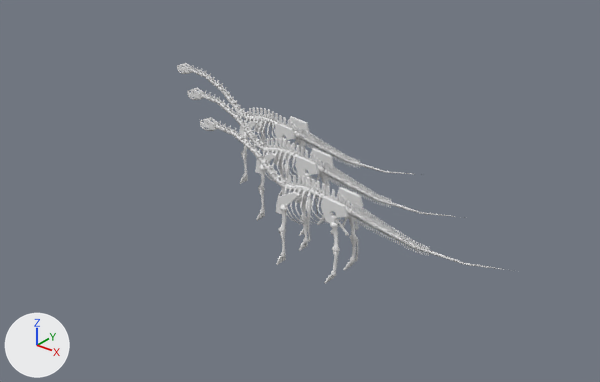
The glTF model public/models/fossils-and-skeletons.glb: old version first, new version second.
Rendered twice from a 50 mm camera at (7.51, -9.74, 6.67) aimed at (0.01, -0.36, 0.86). Lighting does not change. The marker at lower left points along +X, +Y and +Z. The first picture is the older version. Where no turn or scale is listed for an object, it has been applied to the vertices.

Objects in the first picture: 'apollonia-study', 'prince-study', 'twinky-study'.
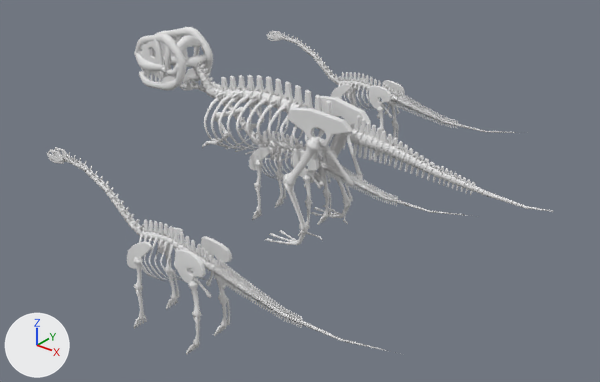
The change, as a diff of the scene's bpy script:
```diff
--- a/public/models/fossils-and-skeletons.glb.py
+++ b/public/models/fossils-and-skeletons.glb.py
@@ ob_prince_study @@
 ob_prince_study = bpy.data.objects.new('prince-study', me_diplodocid_bones)
-ob_prince_study.location = (-1.21, 0.91, 0.96)
-ob_prince_study.scale = (2.79, 2.79, 2.79)
+ob_prince_study.location = (-0.85, 3.39, 1.04)
+ob_prince_study.scale = (3.0, 3.0, 3.0)
@@ ob_apollonia_study @@
 ob_apollonia_study = bpy.data.objects.new('apollonia-study', me_diplodocid_bones)
-ob_apollonia_study.location = (0.0, 0.0, 0.96)
-ob_apollonia_study.scale = (2.79, 2.79, 2.79)
+ob_apollonia_study.location = (0.0, 0.0, 1.04)
+ob_apollonia_study.scale = (3.0, 3.0, 3.0)
@@ ob_twinky_study @@
 ob_twinky_study = bpy.data.objects.new('twinky-study', me_diplodocid_bones)
-ob_twinky_study.location = (1.21, -0.91, 0.96)
-ob_twinky_study.scale = (2.79, 2.79, 2.79)
+ob_twinky_study.location = (0.84, -3.39, 1.04)
+ob_twinky_study.scale = (3.0, 3.0, 3.0)
@@ ob_sk_tail_tip @@
+ob_sk_tail_tip = bpy.data.objects.new('sk-tail-tip', me_sk_tail_tip)  # 3719 vertices, 7342 faces; spans x -0.87..0.87, y -0.05..0.05, z -0.16..0.16
+ob_sk_tail_tip.location = (3.13, 0.0, 1.66)
@@ ob_sk_tail_base @@
+ob_sk_tail_base = bpy.data.objects.new('sk-tail-base', me_sk_tail_base)  # 6249 vertices, 12102 faces; spans x -0.75..0.75, y -0.11..0.11, z -0.35..0.35
+ob_sk_tail_base.location = (1.52, 0.0, 1.88)
@@ ob_sk_leg_r @@
+ob_sk_leg_r = bpy.data.objects.new('sk-leg-r', me_sk_leg_r)  # 2574 vertices, 5068 faces; spans x -0.47..0.47, y -0.22..0.22, z -0.95..0.95
+ob_sk_leg_r.location = (0.0, 0.56, 0.95)
@@ ob_sk_leg_l @@
+ob_sk_leg_l = bpy.data.objects.new('sk-leg-l', me_sk_leg_l)  # 2593 vertices, 5106 faces; spans x -0.47..0.47, y -0.22..0.22, z -0.95..0.95
+ob_sk_leg_l.location = (0.0, -0.56, 0.95)
@@ ob_sk_arm_r @@
+ob_sk_arm_r = bpy.data.objects.new('sk-arm-r', me_sk_arm_r)  # 2081 vertices, 4128 faces; spans x -0.45..0.45, y -0.093..0.093, z -0.458..0.458
+ob_sk_arm_r.location = (-1.56, 0.45, 1.57)
@@ ob_sk_arm_l @@
+ob_sk_arm_l = bpy.data.objects.new('sk-arm-l', me_sk_arm_l)  # 2058 vertices, 4082 faces; spans x -0.45..0.45, y -0.093..0.093, z -0.458..0.458
+ob_sk_arm_l.location = (-1.56, -0.45, 1.57)
@@ ob_sk_pelvis @@
+ob_sk_pelvis = bpy.data.objects.new('sk-pelvis', me_sk_pelvis)  # 1866 vertices, 3712 faces; spans x -0.561..0.561, y -0.416..0.416, z -0.713..0.713
+ob_sk_pelvis.location = (0.33, 0.0, 1.56)
@@ ob_sk_ribs @@
+ob_sk_ribs = bpy.data.objects.new('sk-ribs', me_sk_ribs)  # 3999 vertices, 7878 faces; spans x -1.25..1.25, y -0.66..0.66, z -0.54..0.54
+ob_sk_ribs.location = (-0.72, 0.0, 1.62)
@@ ob_sk_trunk @@
+ob_sk_trunk = bpy.data.objects.new('sk-trunk', me_sk_trunk)  # 4917 vertices, 9762 faces; spans x -1.19..1.19, y -0.22..0.22, z -0.35..0.35
+ob_sk_trunk.location = (-0.83, 0.0, 2.14)
@@ ob_sk_neck @@
+ob_sk_neck = bpy.data.objects.new('sk-neck', me_sk_neck)  # 4526 vertices, 8836 faces; spans x -0.365..0.365, y -0.092..0.092, z -0.319..0.319
+ob_sk_neck.location = (-2.29, 0.0, 2.16)
@@ ob_sk_jaw @@
+ob_sk_jaw = bpy.data.objects.new('sk-jaw', me_sk_jaw)  # 2500 vertices, 4836 faces; spans x -0.678..0.678, y -0.397..0.397, z -0.212..0.212
+ob_sk_jaw.location = (-3.28, 0.0, 2.02)
@@ ob_sk_skull @@
+ob_sk_skull = bpy.data.objects.new('sk-skull', me_sk_skull)  # 7009 vertices, 13902 faces; spans x -0.749..0.749, y -0.406..0.406, z -0.453..0.453
+ob_sk_skull.location = (-3.25, 0.0, 2.45)
```

What differs and where, as boxes [x1, y1, x2, y2] in the pictures (600 x 382 px):
'twinky-study', moved, rescaled (14% wider, 24% taller): before [200, 117, 512, 284]; after [47, 147, 404, 355]
'prince-study', moved, rescaled: before [177, 63, 422, 197]; after [266, 31, 518, 159]
'apollonia-study', moved, rescaled (7% taller): before [187, 88, 465, 236]; after [179, 78, 469, 237]
'sk-skull', added: after [134, 27, 213, 86]
'sk-pelvis', added: after [287, 96, 371, 187]
'sk-tail-base', added: after [350, 115, 440, 183]
'sk-ribs', added: after [204, 93, 346, 162]
'sk-trunk', added: after [215, 75, 333, 134]
'sk-leg-l', added: after [265, 137, 322, 245]
'sk-tail-tip', added: after [437, 166, 553, 212]
'sk-jaw', added: after [139, 65, 204, 91]
'sk-leg-r', added: after [310, 135, 353, 224]
'sk-neck', added: after [193, 60, 225, 100]
'sk-arm-l', added: after [202, 106, 244, 149]
'sk-arm-r', added: after [239, 103, 264, 131]
